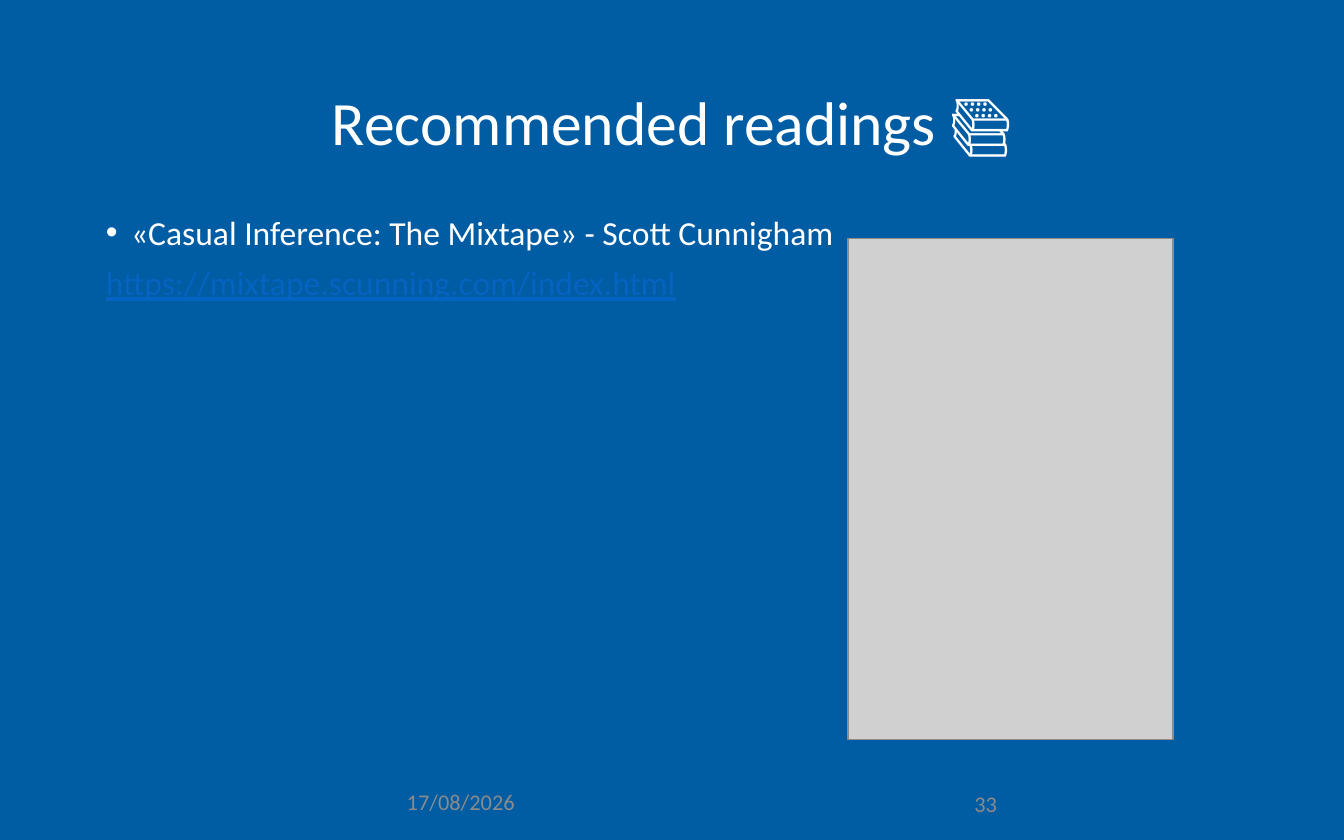
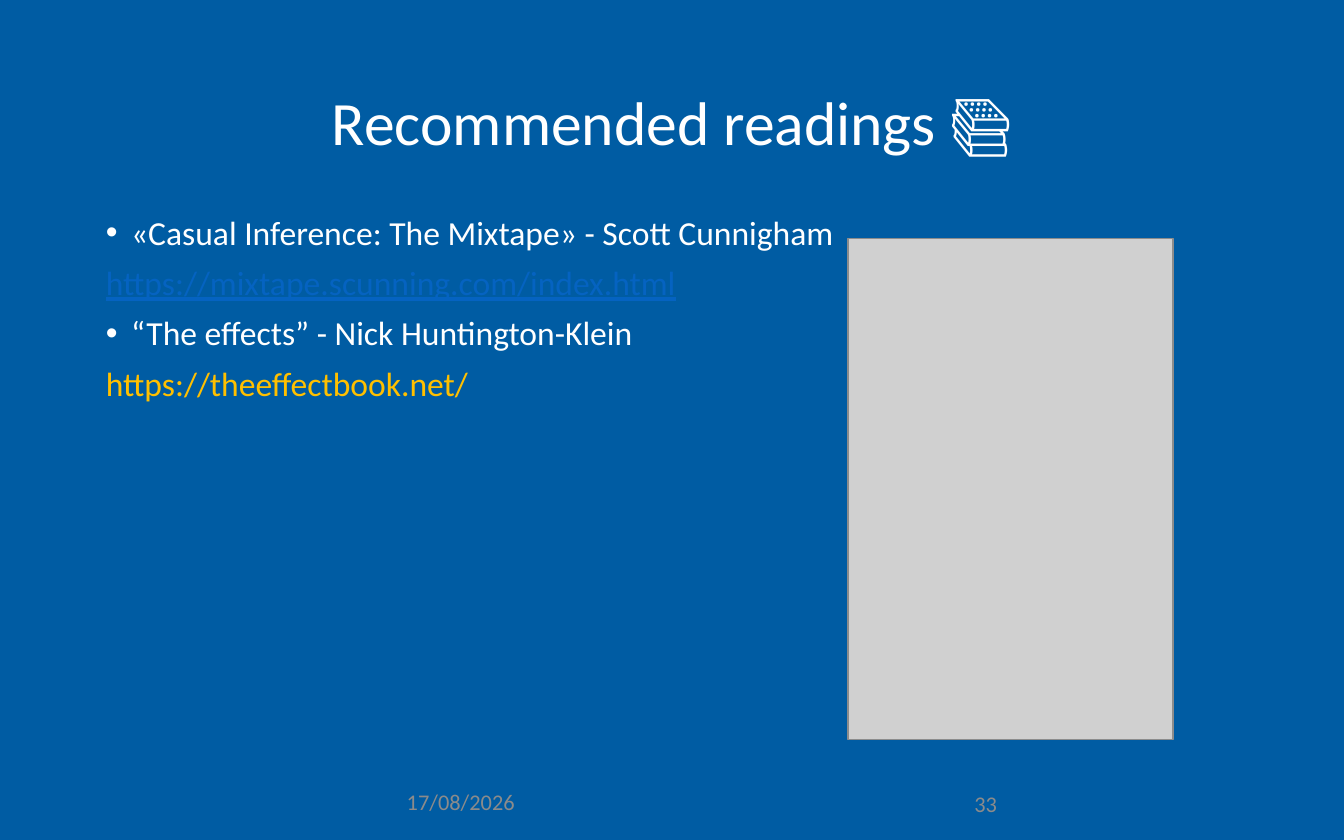
Before and after one commit to AEGDDI/idr305, a slide deck: slide 33 of lectures/L1.pptx. Drawn at 1344x840 pixels with LibreOffice and Linux fonts; fonts in the diff are those of the drawing; grey boxes stand for pictures; background and template pictures are left out. Boxes give left, top, right and bottom in pixels: in the first picture for what was removed or moved away, otherwise in the second. Text is boxed around its words. In the diff, an @@ line names an element or a change of style, - is before the commit and + after.

```diff
--- a/lectures/L1.pptx
+++ b/lectures/L1.pptx
@@ text at box(106, 321, 632, 402): paragraphs added @@
+• “The effects” - Nick Huntington-Klein
+https://theeffectbook.net/
```
Also in this commit, not shown: 1 other file.
